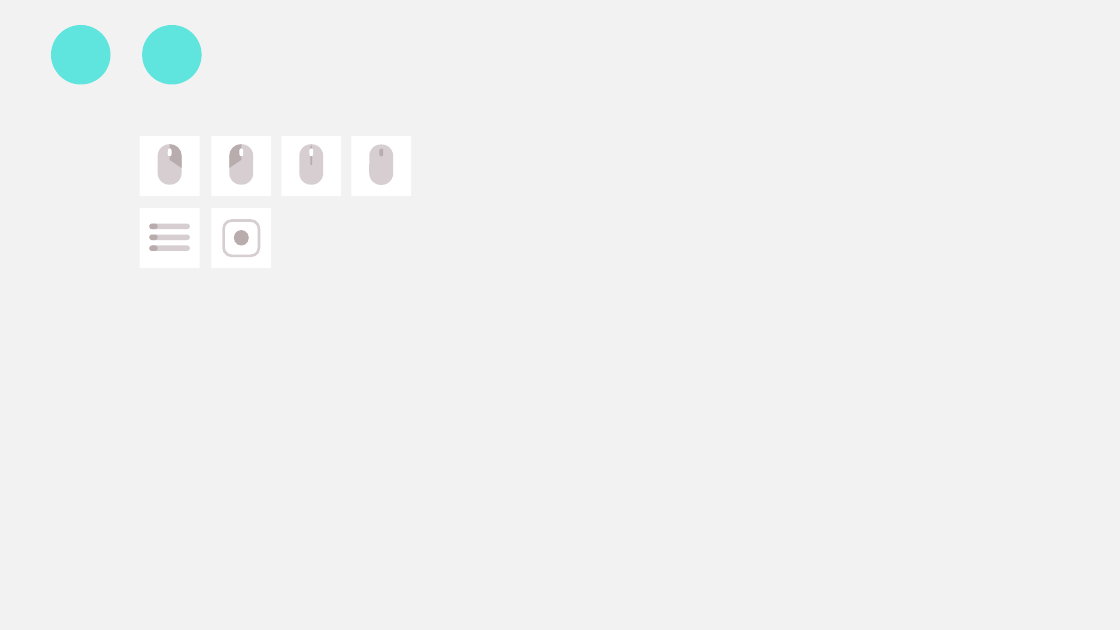
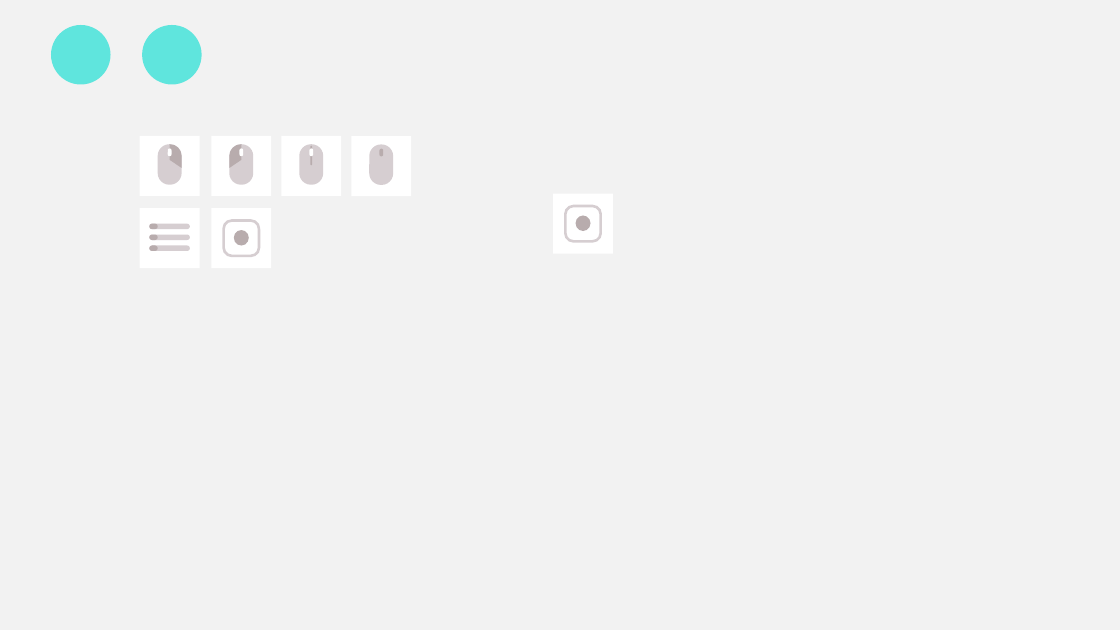
Before and after one commit to buger404/Emerald, a slide deck: slide 1 of UI.pptx. Drawn at 1120x630 pixels with LibreOffice and Linux fonts; fonts in the diff are those of the drawing. Boxes give left, top, right and bottom in pixels: in the first picture for what was removed or moved away, otherwise in the second. Text is boxed around its words. In the diff, an @@ line names an element or a change of style, - is before the commit and + after.

```diff
--- a/UI.pptx
+++ b/UI.pptx
@@ rectangle added at [553, 194, 613, 254], fill #FFFFFF @@
@@ rounded rectangle added at [565, 206, 601, 241], outline #D6CED1 2.25 pt @@
@@ ellipse added at [576, 216, 591, 231], fill #B8ACAD @@
```
Also in this commit, not shown: 10 other files.
